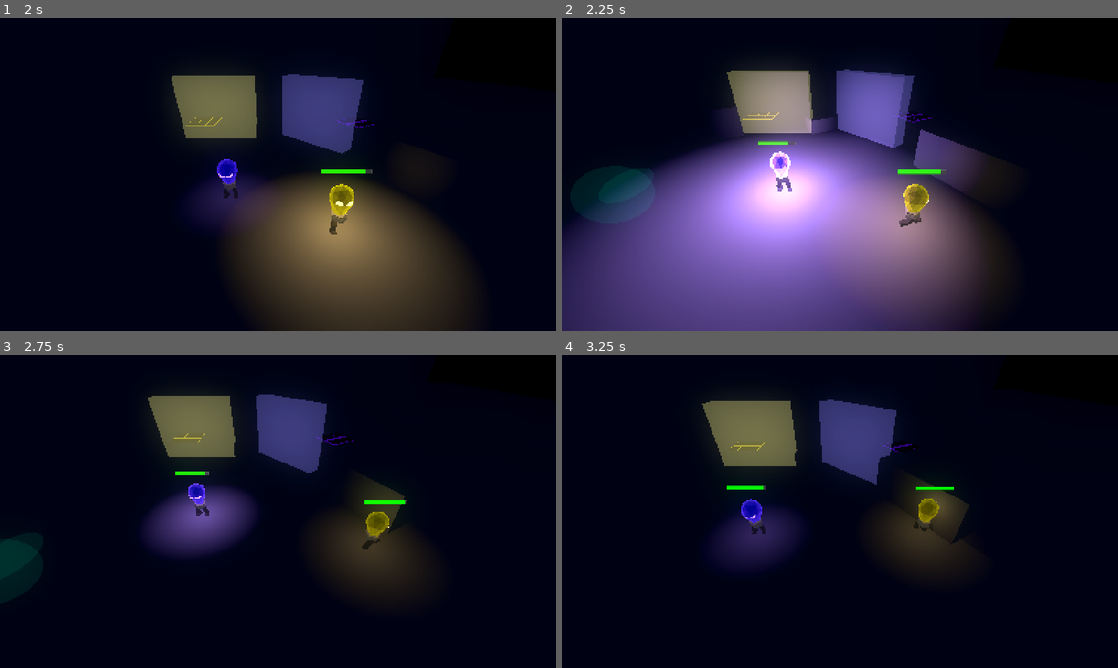
Above: before the commit, frames 1-4 (two rows, left to right).
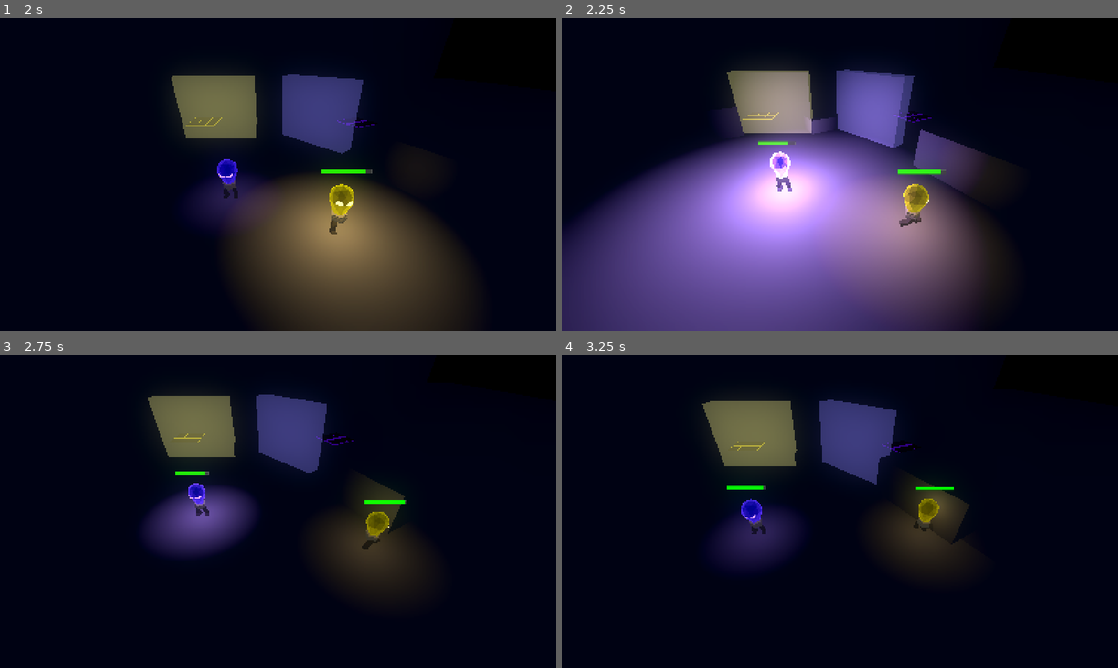
Above: after the commit, the same moments.

Repository: LowPolyFreak/EllieDeesAdventure
Game: Godot game, scene res://Scenes/main.tscn
The game is run twice, just before and just after one commit, with the same random seed, the same clock (stepped at 60 frames per second) and the same inputs.
Inputs:
- Up to frame 1 (2 s): hold D (right_p1) 0.53-1.28 s; tap Down (down_p2) at 0.6 s; tap Space (jump_p1) at 0.77, 1.52 s; hold S (down_p1) from 1.28 s (still down); tap Shift (glow_p1) at 1.35 s
- Up to frame 2 (2.25 s): release S (down_p1) at 2.03 s; hold D (right_p1) from 2.03 s (still down); tap Keypad 0 (glow_p2) at 2.1 s
- Up to frame 3 (2.75 s): keep holding D (right_p1)
- Up to frame 4 (3.25 s): release D (right_p1) at 2.78 s; hold W (up_p1) from 2.78 s (still down); tap E (interact) at 2.85 s; tap Space (jump_p1) at 3.02 s

Frame 1 is identical in both runs. In frame 2, 1.6% of the frame differs, in the area x 1-17%, y 47-63%; in frame 3, 1.0%; in frame 4, nothing differs.

Commit message:
started chase component

Diff:
--- a/Scenes/ghost.tscn
+++ b/Scenes/ghost.tscn
@@ -1,7 +1,9 @@
-[gd_scene load_steps=7 format=3 uid="uid://bdpxo5mey5nkd"]
+[gd_scene load_steps=9 format=3 uid="uid://bdpxo5mey5nkd"]
 
 [ext_resource type="PackedScene" uid="uid://3ohppoh2dwi" path="res://Scenes/uv_glow_cmpt.tscn" id="1_abus7"]
+[ext_resource type="Script" path="res://Scripts/ghost.gd" id="1_xoyfn"]
 [ext_resource type="Script" path="res://Scripts/patrol_cmpt.gd" id="2_pf5kq"]
+[ext_resource type="Script" path="res://Scripts/chase_component.gd" id="4_je8t6"]
 
 [sub_resource type="StandardMaterial3D" id="StandardMaterial3D_nddc2"]
 transparency = 1
@@ -23,6 +25,7 @@
 radius = 1.0
 
 [node name="Ghost" type="Area3D"]
+script = ExtResource("1_xoyfn")
 
 [node name="UVGlowCMPT" parent="." node_paths=PackedStringArray("mesh_target") instance=ExtResource("1_abus7")]
 mesh_target = NodePath("../Placeholder")
@@ -49,4 +52,9 @@
 [node name="RestTimer" type="Timer" parent="PatrolComponent"]
 one_shot = true
 
-[connection signal="timeout" from="PatrolComponent/RestTimer" to="PatrolComponent" method="_on_rest_timer_timeout"]
+[node name="ChaseComponent" type="Node" parent="."]
+script = ExtResource("4_je8t6")
+
+[node name="WaitTimer" type="Timer" parent="ChaseComponent"]
+wait_time = 6.0
+one_shot = true
--- a/Scenes/main.tscn
+++ b/Scenes/main.tscn
@@ -207,10 +207,11 @@
 transform = Transform3D(1, 0, 0, 0, 1, 0, 0, 0, 1, -15.0549, 0, -0.848789)
 
 [node name="PatrolComponent" parent="Ghost" index="5" node_paths=PackedStringArray("patrol_points")]
-enable_on_load = true
 patrol_points = [NodePath("../../Patrol_Points/level_1_1/Marker3D"), NodePath("../../Patrol_Points/level_1_1/Marker3D2"), NodePath("../../Patrol_Points/level_1_1/Marker3D3")]
-patrol_speed = 5.0
-loop = true
+patrol_speed = 3.0
+
+[node name="RestTimer" parent="Ghost/PatrolComponent" index="0"]
+wait_time = 2.0
 
 [node name="Patrol_Points" type="Node" parent="."]
 
--- /dev/null
+++ b/Scripts/chase_component.gd
@@ -0,0 +1,37 @@
+extends Node
+
+@export var enable_on_load: bool = false
+@export var user: CollisionObject3D
+@export var patrol_component: PatrolComponent
+@export var chase_speed: float = 1.5
+@export var chase_range: float = 10
+@export var target: CollisionObject3D
+@export var default_target_group: String = "Player"
+
+@onready var wait_timer = $WaitTimer
+
+var lkp: Vector3
+
+func _ready():
+	if !target:
+		target = get_tree().get_first_node_in_group(default_target_group)
+	if !enable_on_load:
+		leave_state()
+
+func enter_state(current_target: CollisionObject3D):
+	target = current_target
+	set_process(true)
+
+func leave_state():
+	set_process(false)
+
+func _process(delta):
+	#if user.global_position.distance_to(target) >=
+	lkp = target.global_position
+
+	#Look at
+	user.look_at(Vector3(lkp.x, user.global_position.y, lkp.z))
+
+	#Movement
+	var move_vec = -user.global_basis.z * chase_speed
+	user.global_position += move_vec * delta
--- /dev/null
+++ b/Scripts/ghost.gd
@@ -0,0 +1,12 @@
+extends Area3D
+
+
+
+# Called when the node enters the scene tree for the first time.
+func _ready():
+	pass # Replace with function body.
+
+
+# Called every frame. 'delta' is the elapsed time since the previous frame.
+func _process(delta):
+	pass
